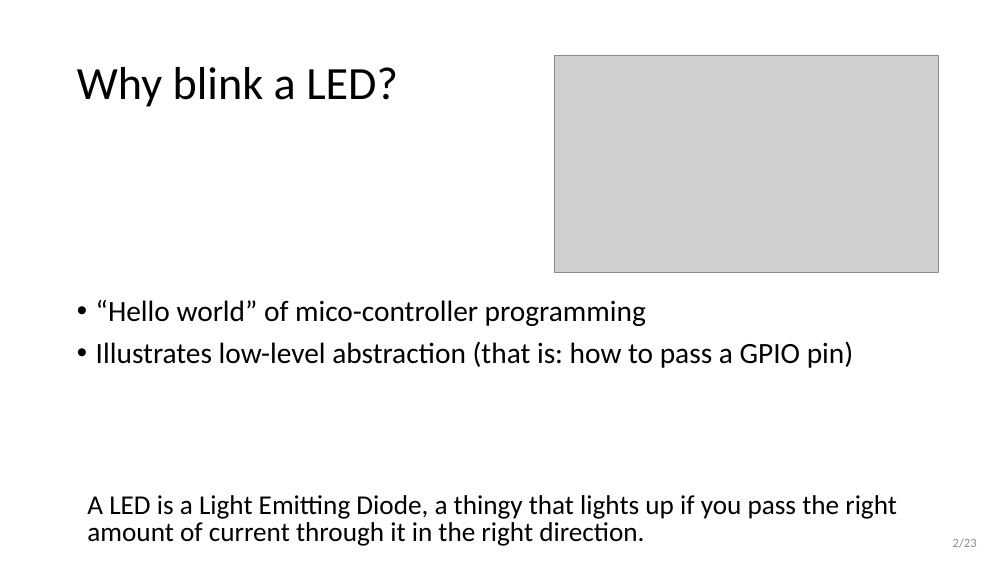
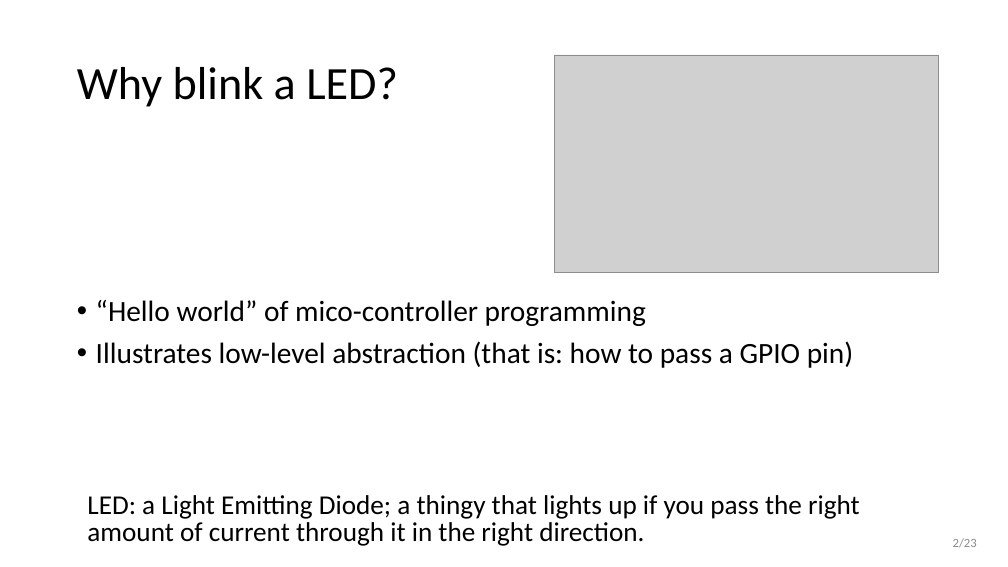
Before and after one commit to wovo/talk-gpio-abstractions, a slide deck: slide 2 of powerpoint/gpio-abstractions.pptx. Drawn at 1008x567 pixels with LibreOffice and Linux fonts; fonts in the diff are those of the drawing; grey boxes stand for pictures. Boxes give left, top, right and bottom in pixels: in the first picture for what was removed or moved away, otherwise in the second. Text is boxed around its words. In the diff, an @@ line names an element or a change of style, - is before the commit and + after.

```diff
--- a/powerpoint/gpio-abstractions.pptx
+++ b/powerpoint/gpio-abstractions.pptx
@@ text at (87,495,860,546): text changed @@
-A LED is a Light Emitting Diode, a thingy that lights up if you pass the right amount of current through it in the right direction.
+LED: a Light Emitting Diode; a thingy that lights up if you pass the right amount of current through it in the right direction.
```
Also in this commit, not shown: 9 other slides changed, 4 other files.
